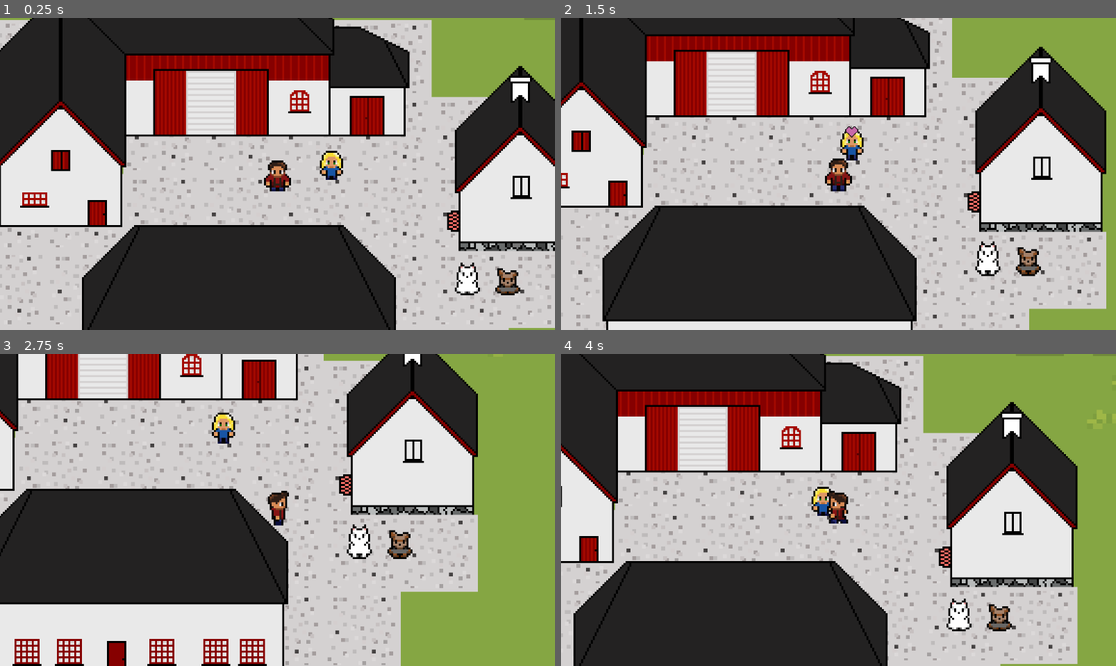
Above: before the commit, frames 1-4 (two rows, left to right).
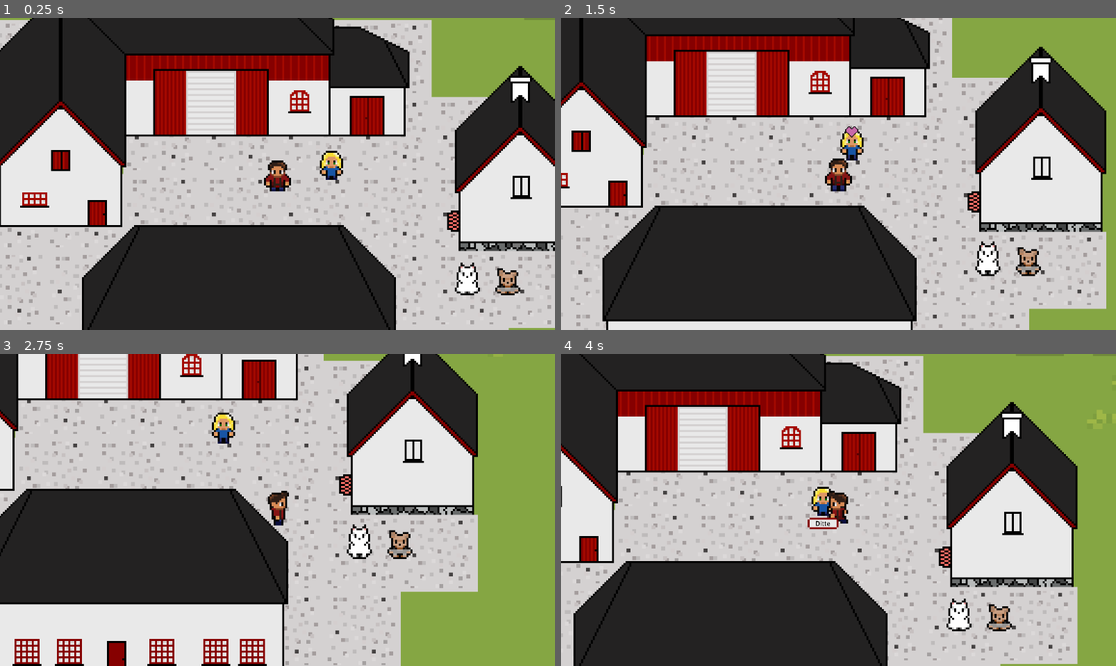
Above: after the commit, the same moments.

Repository: Thomasmc96/frydenlund
Game: Godot game, scene res://scenes/world.tscn
Two runs of this game, one before a commit and one after it. Both use one fixed random seed, a clock stepped at 60 frames per second and the inputs below.
Inputs (mouse positions are in pixels of both pictures, inside the frame that each line leads up to):
- Up to frame 1 (0.25 s): no input
- Up to frame 2 (1.5 s): move the mouse to (960, 158) at 0.52 s; hold D (right) 0.53-1.28 s; tap Space (interact) at 0.6, 1.35 s; move the mouse to (727, 189) at 1.27 s; hold S (down) from 1.28 s (still down)
- Up to frame 3 (2.75 s): move the mouse to (333, 441) at 2.02 s; release S (down) at 2.03 s; hold D (right) from 2.03 s (still down); tap Space (interact) at 2.1 s
- Up to frame 4 (4 s): move the mouse to (810, 572) at 2.77 s; release D (right) at 2.78 s; hold W (up) 2.78-3.53 s; tap Space (interact) at 2.85, 3.6 s; move the mouse to (1005, 556) at 3.52 s; hold A (left) from 3.53 s (still down)

The runs differ from the first frame. In frame 1, 0.2% of the frame differs, in the area x 89-94%, y 80-89%; in frame 2, 0.2%; in frame 3, 0.2%; in frame 4, 0.3%, in the area x 44-81%, y 52-89%.

Commit message:
nametags, laban and thea redesign

Diff:
--- a/scenes/alma.tscn
+++ b/scenes/alma.tscn
@@ -1,7 +1,8 @@
-[gd_scene load_steps=8 format=3 uid="uid://dbu86cgmwmqwh"]
+[gd_scene load_steps=9 format=3 uid="uid://dbu86cgmwmqwh"]
 
 [ext_resource type="Script" path="res://scripts/dog.gd" id="1_jo1a2"]
 [ext_resource type="Texture2D" uid="uid://cn4t1lrp5c318" path="res://art/animals/alma.png" id="1_pwbky"]
+[ext_resource type="PackedScene" uid="uid://dlr0sl57tq4jy" path="res://scenes/nametag.tscn" id="3_4yy00"]
 
 [sub_resource type="AtlasTexture" id="AtlasTexture_i5yq3"]
 atlas = ExtResource("1_pwbky")
@@ -41,13 +42,22 @@
 frame_progress = 0.397247
 
 [node name="CollisionShape2D" type="CollisionShape2D" parent="."]
+visible = false
 position = Vector2(0, 3)
 shape = SubResource("CircleShape2D_rsumw")
 
 [node name="Area2D" type="Area2D" parent="."]
+visible = false
 
 [node name="CollisionShape2D" type="CollisionShape2D" parent="Area2D"]
 shape = SubResource("CircleShape2D_6utso")
 
+[node name="Nametag" parent="." instance=ExtResource("3_4yy00")]
+offset_left = -7.0
+offset_top = 9.0
+offset_right = -7.0
+offset_bottom = 9.0
+nameOnTag = "Alma"
+
 [connection signal="body_entered" from="Area2D" to="." method="_on_area_2d_body_entered"]
 [connection signal="body_exited" from="Area2D" to="." method="_on_area_2d_body_exited"]
--- a/scenes/ditte.tscn
+++ b/scenes/ditte.tscn
@@ -1,7 +1,8 @@
-[gd_scene load_steps=27 format=3 uid="uid://dyugpmlegtfof"]
+[gd_scene load_steps=28 format=3 uid="uid://dyugpmlegtfof"]
 
 [ext_resource type="Script" path="res://scripts/ditte.gd" id="1_b2o5f"]
 [ext_resource type="Texture2D" uid="uid://dlybtpux7ylj0" path="res://art/characters/ditte.png" id="1_xol2c"]
+[ext_resource type="PackedScene" uid="uid://dlr0sl57tq4jy" path="res://scenes/nametag.tscn" id="3_ojj63"]
 
 [sub_resource type="AtlasTexture" id="AtlasTexture_njrp4"]
 atlas = ExtResource("1_xol2c")
@@ -205,9 +206,10 @@
 [node name="AnimatedSprite2D" type="AnimatedSprite2D" parent="."]
 unique_name_in_owner = true
 sprite_frames = SubResource("SpriteFrames_ar624")
-animation = &"idle_w"
+animation = &"idle"
 
 [node name="CollisionShape2D" type="CollisionShape2D" parent="."]
+visible = false
 position = Vector2(0, 6)
 shape = SubResource("CircleShape2D_vqf67")
 
@@ -217,9 +219,17 @@
 autostart = true
 
 [node name="Area2D" type="Area2D" parent="."]
+visible = false
 
 [node name="CollisionShape2D" type="CollisionShape2D" parent="Area2D"]
 shape = SubResource("CircleShape2D_fibfo")
+
+[node name="Nametag" parent="." instance=ExtResource("3_ojj63")]
+offset_left = -8.0
+offset_top = 10.0
+offset_right = -8.0
+offset_bottom = 10.0
+nameOnTag = "Ditte"
 
 [connection signal="timeout" from="Timer" to="." method="_on_timer_timeout"]
 [connection signal="body_entered" from="Area2D" to="." method="_on_area_2d_body_entered"]
--- a/scenes/laban.tscn
+++ b/scenes/laban.tscn
@@ -1,7 +1,8 @@
-[gd_scene load_steps=8 format=3 uid="uid://bb5m4q25ap3u7"]
+[gd_scene load_steps=9 format=3 uid="uid://bb5m4q25ap3u7"]
 
 [ext_resource type="Script" path="res://scripts/dog.gd" id="1_ntwrm"]
 [ext_resource type="Texture2D" uid="uid://ccdlwv0vsxvtn" path="res://art/animals/laban.png" id="2_asdeb"]
+[ext_resource type="PackedScene" uid="uid://dlr0sl57tq4jy" path="res://scenes/nametag.tscn" id="3_j57gq"]
 
 [sub_resource type="AtlasTexture" id="AtlasTexture_2v46d"]
 atlas = ExtResource("2_asdeb")
@@ -40,13 +41,22 @@
 frame_progress = 0.15326
 
 [node name="CollisionShape2D" type="CollisionShape2D" parent="."]
+visible = false
 position = Vector2(0, 3)
 shape = SubResource("CircleShape2D_xvvlx")
 
 [node name="Area2D" type="Area2D" parent="."]
+visible = false
 
 [node name="CollisionShape2D" type="CollisionShape2D" parent="Area2D"]
 shape = SubResource("CircleShape2D_oq5ko")
 
+[node name="Nametag" parent="." instance=ExtResource("3_j57gq")]
+offset_left = -7.0
+offset_top = 8.0
+offset_right = -7.0
+offset_bottom = 8.0
+nameOnTag = "Laban"
+
 [connection signal="body_entered" from="Area2D" to="." method="_on_area_2d_body_entered"]
 [connection signal="body_exited" from="Area2D" to="." method="_on_area_2d_body_exited"]
--- /dev/null
+++ b/scenes/nametag.tscn
@@ -0,0 +1,32 @@
+[gd_scene load_steps=4 format=3 uid="uid://dlr0sl57tq4jy"]
+
+[ext_resource type="Texture2D" uid="uid://da52ivm0idcib" path="res://art/ui/nametag.png" id="1_7cjfp"]
+[ext_resource type="Script" path="res://scripts/nametag.gd" id="1_x4o6a"]
+
+[sub_resource type="LabelSettings" id="LabelSettings_n682p"]
+font_size = 65
+font_color = Color(0, 0, 0, 1)
+
+[node name="Nametag" type="Control"]
+layout_mode = 3
+anchors_preset = 0
+script = ExtResource("1_x4o6a")
+
+[node name="NinePatchRect" type="NinePatchRect" parent="."]
+layout_mode = 0
+offset_right = 16.0
+offset_bottom = 6.0
+texture = ExtResource("1_7cjfp")
+patch_margin_left = 3
+patch_margin_top = 3
+patch_margin_right = 3
+patch_margin_bottom = 3
+
+[node name="Label" type="Label" parent="NinePatchRect"]
+offset_right = 320.0
+offset_bottom = 120.0
+scale = Vector2(0.05, 0.05)
+text = "Navn"
+label_settings = SubResource("LabelSettings_n682p")
+horizontal_alignment = 1
+vertical_alignment = 1
--- a/scenes/player.tscn
+++ b/scenes/player.tscn
@@ -300,7 +300,7 @@
 [node name="AnimatedSprite2D" type="AnimatedSprite2D" parent="."]
 unique_name_in_owner = true
 sprite_frames = SubResource("SpriteFrames_bwrbo")
-animation = &"walk_w"
+animation = &"idle"
 
 [node name="CollisionShape2D" type="CollisionShape2D" parent="."]
 position = Vector2(0, 4)
--- a/scenes/thea.tscn
+++ b/scenes/thea.tscn
@@ -1,7 +1,8 @@
-[gd_scene load_steps=34 format=3 uid="uid://c0v0h3el2kucb"]
+[gd_scene load_steps=35 format=3 uid="uid://c0v0h3el2kucb"]
 
 [ext_resource type="Script" path="res://scripts/cat.gd" id="1_h434w"]
 [ext_resource type="Texture2D" uid="uid://cd7is7f3vnpj6" path="res://art/animals/thea.png" id="2_st1rm"]
+[ext_resource type="PackedScene" uid="uid://dlr0sl57tq4jy" path="res://scenes/nametag.tscn" id="3_ylm03"]
 
 [sub_resource type="AtlasTexture" id="AtlasTexture_ou5t8"]
 atlas = ExtResource("2_st1rm")
@@ -264,9 +265,10 @@
 [node name="AnimatedSprite2D" type="AnimatedSprite2D" parent="."]
 unique_name_in_owner = true
 sprite_frames = SubResource("SpriteFrames_6qt0x")
-animation = &"walk_w"
+animation = &"walk_s"
 
 [node name="CollisionShape2D" type="CollisionShape2D" parent="."]
+visible = false
 position = Vector2(-1, 3)
 shape = SubResource("CircleShape2D_xvvlx")
 
@@ -276,11 +278,19 @@
 autostart = true
 
 [node name="Area2D" type="Area2D" parent="."]
+visible = false
 
 [node name="CollisionShape2D" type="CollisionShape2D" parent="Area2D"]
 position = Vector2(-2, 2)
 shape = SubResource("CircleShape2D_1ivc0")
 
+[node name="Nametag" parent="." instance=ExtResource("3_ylm03")]
+offset_left = -7.0
+offset_top = 9.0
+offset_right = -7.0
+offset_bottom = 9.0
+nameOnTag = "Thea"
+
 [connection signal="timeout" from="Timer" to="." method="_on_timer_timeout"]
 [connection signal="body_entered" from="Area2D" to="." method="_on_area_2d_body_entered"]
 [connection signal="body_exited" from="Area2D" to="." method="_on_area_2d_body_exited"]
--- a/scenes/tom.tscn
+++ b/scenes/tom.tscn
@@ -1,7 +1,8 @@
-[gd_scene load_steps=34 format=3 uid="uid://l4i4jm5h6hr1"]
+[gd_scene load_steps=35 format=3 uid="uid://l4i4jm5h6hr1"]
 
 [ext_resource type="Script" path="res://scripts/cat.gd" id="1_r82pq"]
 [ext_resource type="Texture2D" uid="uid://bg4j2v14bnelq" path="res://art/animals/tom.png" id="2_dkqu7"]
+[ext_resource type="PackedScene" uid="uid://dlr0sl57tq4jy" path="res://scenes/nametag.tscn" id="3_xxtob"]
 
 [sub_resource type="AtlasTexture" id="AtlasTexture_lav2g"]
 atlas = ExtResource("2_dkqu7")
@@ -264,7 +265,7 @@
 [node name="AnimatedSprite2D" type="AnimatedSprite2D" parent="."]
 unique_name_in_owner = true
 sprite_frames = SubResource("SpriteFrames_6qt0x")
-animation = &"walk_n"
+animation = &"walk_s"
 
 [node name="CollisionShape2D" type="CollisionShape2D" parent="."]
 visible = false
@@ -283,6 +284,13 @@
 position = Vector2(-2, 0)
 shape = SubResource("CircleShape2D_ke8ek")
 
+[node name="Nametag" parent="." instance=ExtResource("3_xxtob")]
+offset_left = -7.0
+offset_top = 9.0
+offset_right = -7.0
+offset_bottom = 9.0
+nameOnTag = "Tom"
+
 [connection signal="timeout" from="Timer" to="." method="_on_timer_timeout"]
 [connection signal="body_entered" from="Area2D" to="." method="_on_area_2d_body_entered"]
 [connection signal="body_exited" from="Area2D" to="." method="_on_area_2d_body_exited"]
--- a/scenes/world.tscn
+++ b/scenes/world.tscn
@@ -495,7 +495,7 @@
 [node name="HouseDoor" type="Area2D" parent="."]
 
 [node name="CollisionShape2D" type="CollisionShape2D" parent="HouseDoor"]
-position = Vector2(97, 24)
+position = Vector2(98, 24)
 shape = SubResource("RectangleShape2D_e7vek")
 
 [connection signal="body_entered" from="HouseDoor" to="." method="_on_house_door_body_entered"]
--- a/scripts/cat.gd
+++ b/scripts/cat.gd
@@ -5,7 +5,7 @@
 @onready var timer = %Timer
 @onready var animated_sprite = %AnimatedSprite2D
 @onready var area = $Area2D
-
+@onready var nametag = $Nametag
 
 enum STATES {WALKING, IDLE, NEW_DIR}
 
@@ -18,6 +18,9 @@
 
 var player_in_area = false
 var player: Player = null
+
+func _ready():
+	nametag.visible = false
 
 func _physics_process(_delta):
 	if !is_chatting:
@@ -105,7 +108,9 @@
 	if body is Player:
 		player_in_area = true
 		player = body
+		nametag.visible = true
 
 func _on_area_2d_body_exited(body):
 	if body is Player:
 		player_in_area = false
+		nametag.visible = false
--- a/scripts/ditte.gd
+++ b/scripts/ditte.gd
@@ -5,6 +5,7 @@
 @onready var timer = %Timer
 @onready var animated_sprite = %AnimatedSprite2D
 @onready var area = $Area2D
+@onready var nametag = $Nametag
 
 enum STATES {WALKING, IDLE, NEW_DIR}
 
@@ -16,6 +17,9 @@
 
 var player_in_area = false
 var player: Player = null
+
+func _ready():
+	nametag.visible = false
 
 func _physics_process(_delta):
 	if !is_chatting:
@@ -86,7 +90,9 @@
 	if body is Player:
 		player_in_area = true
 		player = body
+		nametag.visible = true
 
 func _on_area_2d_body_exited(body):
 	if body is Player:
 		player_in_area = false
+		nametag.visible = false
--- a/scripts/dog.gd
+++ b/scripts/dog.gd
@@ -4,12 +4,16 @@
 
 enum STATES {WALKING, IDLE}
 @onready var animated_sprite = %AnimatedSprite2D
+@onready var nametag = $Nametag
 
 const speed = 80
 var state = STATES.IDLE
 
 var player_in_area = false
 var player: Player = null
+
+func _ready():
+	nametag.visible = false
 
 func _physics_process(_delta):
 	animated_sprite.play("idle")
@@ -23,7 +27,9 @@
 	if body is Player:
 		player_in_area = true
 		player = body
+		nametag.visible = true
 
 func _on_area_2d_body_exited(body):
 	if body is Player:
 		player_in_area = false
+		nametag.visible = false
--- /dev/null
+++ b/scripts/nametag.gd
@@ -0,0 +1,8 @@
+extends Control
+
+@export var nameOnTag: String
+
+@onready var label = $NinePatchRect/Label
+
+func _ready():
+	label.text = nameOnTag
Binary file changed: art/animals/laban.png
Binary file changed: art/animals/thea.png
Binary file added: art/ui/nametag.png
Not shown, added: art/ui/nametag.png.import
Not shown, changed: build/index.html
Not shown, changed: build/index.pck
Not shown, changed: build/index.service.worker.js
